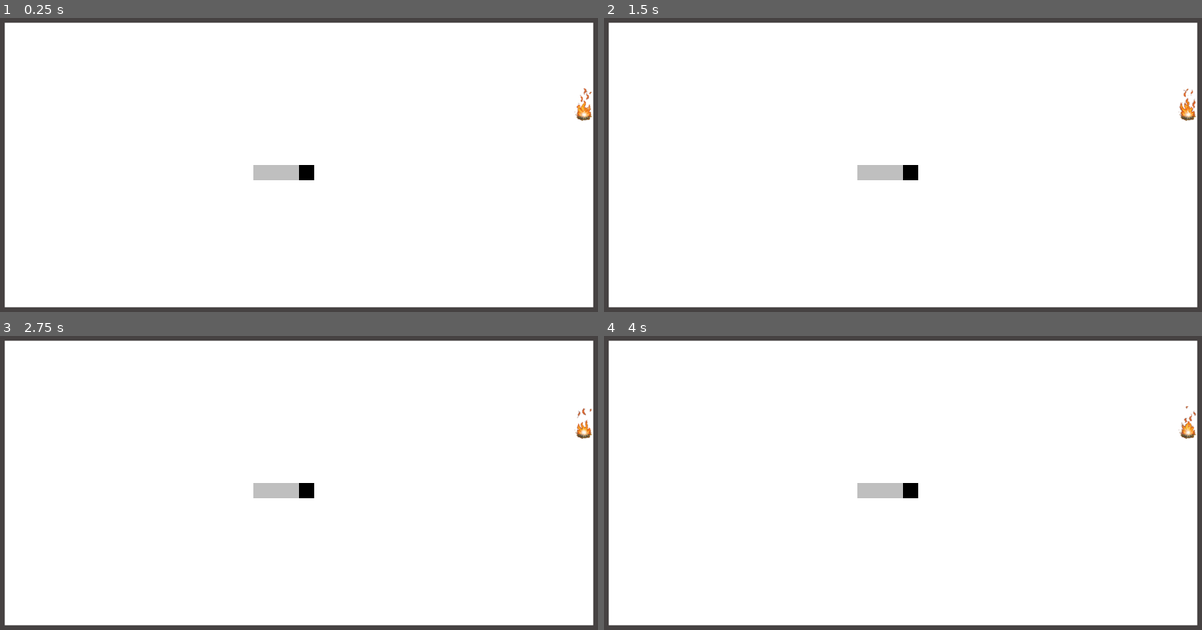
Above: before the commit, frames 1-4 (two rows, left to right).
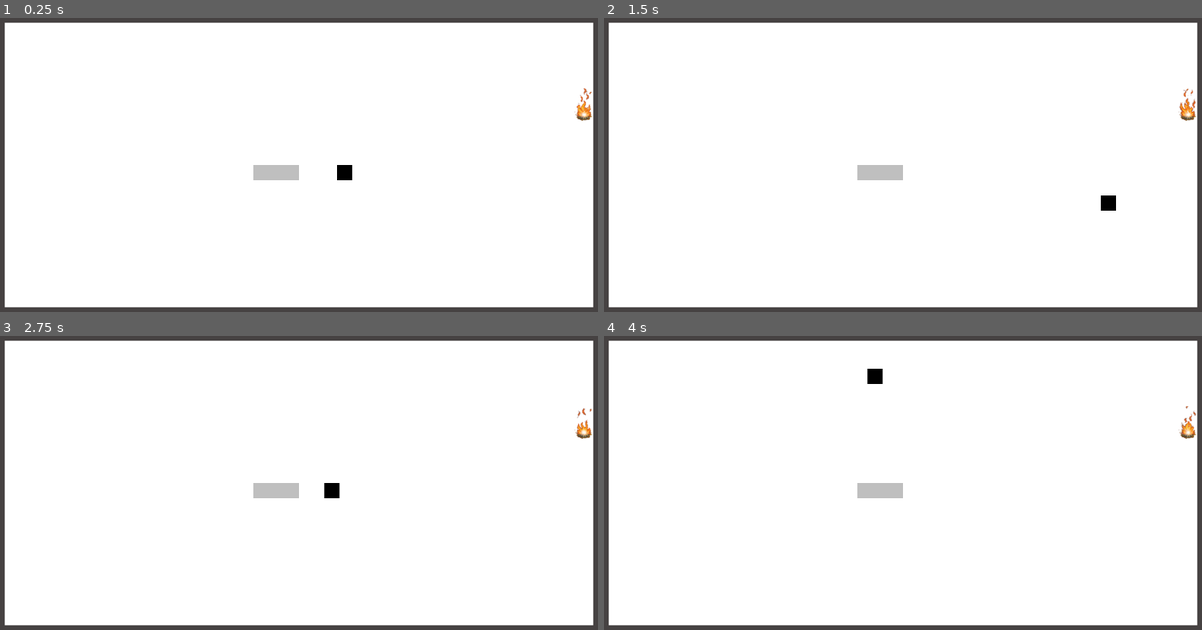
Above: after the commit, the same moments.

Repository: lichen63/godot-games
Game: Godot game, scene res://scenes/game.tscn
The game is run twice, just before and just after one commit, with the same random seed, the same clock (stepped at 60 frames per second) and the same inputs.
Inputs:
- Up to frame 1 (0.25 s): no input
- Up to frame 2 (1.5 s): hold Right (snake_right) 0.53-1.28 s; hold Down (snake_down) from 1.28 s (still down)
- Up to frame 3 (2.75 s): release Down (snake_down) at 2.03 s; hold Right (snake_right) from 2.03 s (still down)
- Up to frame 4 (4 s): release Right (snake_right) at 2.78 s; hold Up (snake_up) 2.78-3.53 s; hold Left (snake_left) from 3.53 s (still down)

The runs differ from the first frame. In frame 1, 0.3% of the frame differs, in the area x 50-59%, y 50-56%; in frame 2, 0.3%; in frame 3, 0.3%, in the area x 50-57%, y 50-56%; in frame 4, 0.3%.

Commit message:
update move method

Diff:
--- a/greedy-snake/scenes/snake_body.tscn
+++ b/greedy-snake/scenes/snake_body.tscn
@@ -1,11 +1,13 @@
-[gd_scene load_steps=3 format=3 uid="uid://douhdn23beijy"]
+[gd_scene load_steps=4 format=3 uid="uid://douhdn23beijy"]
 
+[ext_resource type="Script" path="res://scripts/snake_body.gd" id="1_0dj5v"]
 [ext_resource type="Texture2D" uid="uid://c2t6y2056hq6i" path="res://assets/images/snake_body.png" id="1_ecfwj"]
 
 [sub_resource type="RectangleShape2D" id="RectangleShape2D_rm7n3"]
 size = Vector2(30, 30)
 
 [node name="snake_body" type="Area2D"]
+script = ExtResource("1_0dj5v")
 
 [node name="collision_shape" type="CollisionShape2D" parent="."]
 position = Vector2(15, 15)
--- a/greedy-snake/scripts/configs.gd
+++ b/greedy-snake/scripts/configs.gd
@@ -1,9 +1,9 @@
 extends Node
 
 # Group names
-const GROUP_NAME_WALLS:String = "walls"
-const GROUP_NAME_SNAKE:String = "snake"
-const GROUP_NAME_FOODS:String = "foods"
+const GROUP_NAME_WALLS:String = "group_walls"
+const GROUP_NAME_SNAKE:String = "group_snake"
+const GROUP_NAME_FOODS:String = "group_foods"
 
 # Action event names
 const ACTION_SNAKE_LEFT:String = "snake_left"
--- a/greedy-snake/scripts/snake.gd
+++ b/greedy-snake/scripts/snake.gd
@@ -2,13 +2,15 @@
 
 enum MoveDirection {UP, DOWN, LEFT, RIGHT}
 
-const MOVE_SPEED:int = 5
-const INIT_SNAKE_BODY_LENGTH:int = 3
-const BODY_SCENE_PATH:String = "res://scenes/snake_body.tscn"
+const MOVE_SPEED: int = 5
+const INIT_SNAKE_BODY_LENGTH: int = 3
+const BODY_SCENE_PATH: String = "res://scenes/snake_body.tscn"
+const DEFAULT_MOVE_DIR: MoveDirection = MoveDirection.RIGHT
 
-var body_cur_length_:int = 0
-var head_node_:Area2D = null
-var head_move_direction_:MoveDirection = MoveDirection.RIGHT
+var body_cur_length_: int = 0
+var head_node_: Area2D = null
+var head_move_direction_: MoveDirection = DEFAULT_MOVE_DIR
+var move_dirs_: Dictionary = {}   # {node_name: move_dir}
 
 # Called when the node enters the scene tree for the first time.
 func _ready() -> void:
@@ -20,6 +22,9 @@
   for i in INIT_SNAKE_BODY_LENGTH:
     add_body_to_tail()
 
+  for child in get_children():
+    move_dirs_[child] = DEFAULT_MOVE_DIR
+
 func _physics_process(_delta:float) -> void:
   if Input.get_action_strength(Configs.ACTION_SNAKE_LEFT):
     head_move_direction_ = MoveDirection.LEFT
@@ -29,8 +34,28 @@
     head_move_direction_ = MoveDirection.UP
   elif Input.get_action_strength(Configs.ACTION_SNAKE_DOWN):
     head_move_direction_ = MoveDirection.DOWN
-  else:
-    return
+
+  var move_vec = Vector2(0, 0)
+  if head_move_direction_ == MoveDirection.LEFT:
+    move_vec.x -= MOVE_SPEED
+  elif head_move_direction_ == MoveDirection.RIGHT:
+    move_vec.x += MOVE_SPEED
+  if head_move_direction_ == MoveDirection.UP:
+    move_vec.y -= MOVE_SPEED
+  elif head_move_direction_ == MoveDirection.DOWN:
+    move_vec.y += MOVE_SPEED
+
+  head_node_.position += move_vec
+
+  var children = get_children()
+  var children_cnt = get_child_count()
+  for index in range(1, children_cnt):
+    var cur_node = children[index]
+    var prev_node = children[index-1]
+    var cur_node_pos = cur_node.position
+    var prev_node_pos = prev_node.position
+    var cur_node_dir = move_dirs_[cur_node]
+    var prev_node_dir = move_dirs_[prev_node]
 
 # Get the tail node of snake
 func get_tail_node() -> Area2D:
@@ -66,6 +91,6 @@
     # TODO: End game with success
     return
   var snake_body = load(BODY_SCENE_PATH).instantiate()
-  snake_body.name = Configs.NODE_NAME_SNAKE_BODY_PREFIX + str(body_cur_length_)
+  snake_body.set_properties(body_cur_length_)
   snake_body.position = snake_tail.position + Vector2(-Configs.SNAKE_NODE_WIDTH, 0)
   self.add_child(snake_body)
--- /dev/null
+++ b/greedy-snake/scripts/snake_body.gd
@@ -0,0 +1,9 @@
+extends Area2D
+
+
+# Called when the node enters the scene tree for the first time.
+func _ready() -> void:
+  add_to_group(Configs.GROUP_NAME_SNAKE)
+
+func set_properties(body_index: int) -> void:
+  set_name(Configs.NODE_NAME_SNAKE_BODY_PREFIX + str(body_index))
